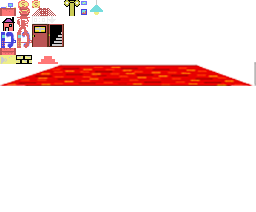
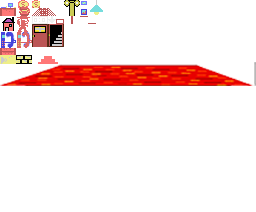
Revision of a layered (256, 212) image; what changed, layer by layer:
renamed "Capa 4" to "Capa 5", painted on it over [56, 16, 96, 24]
removed layer "Capa 3" over [56, 16, 96, 24]
